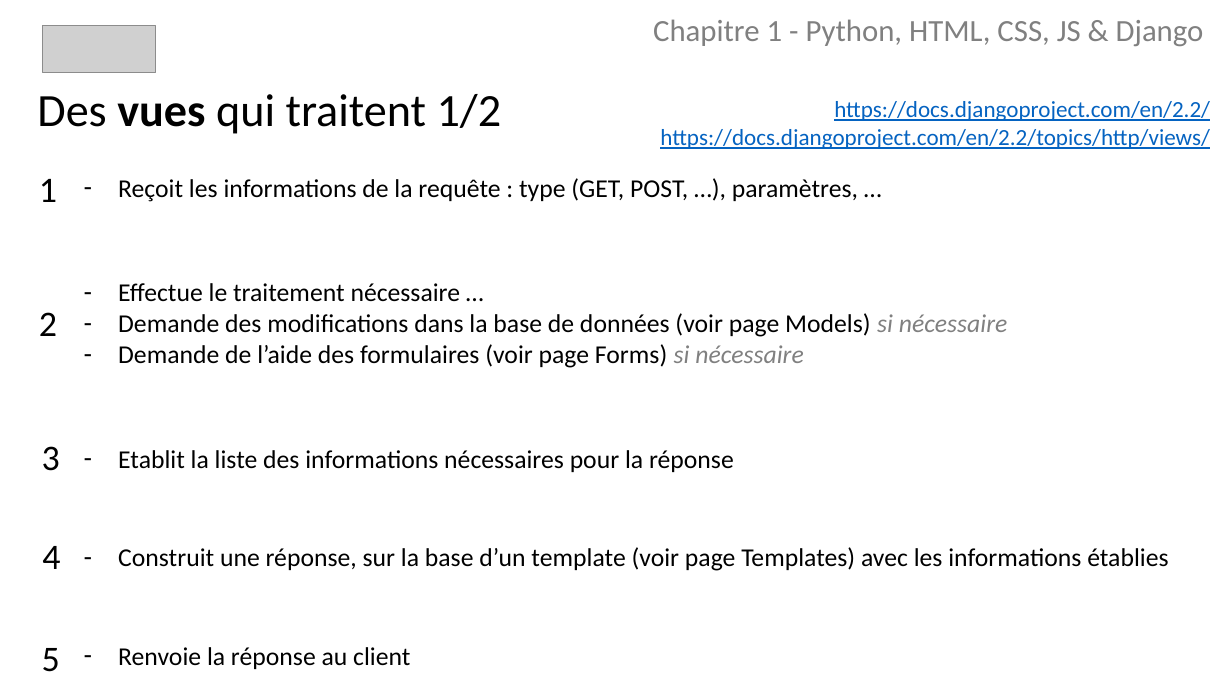
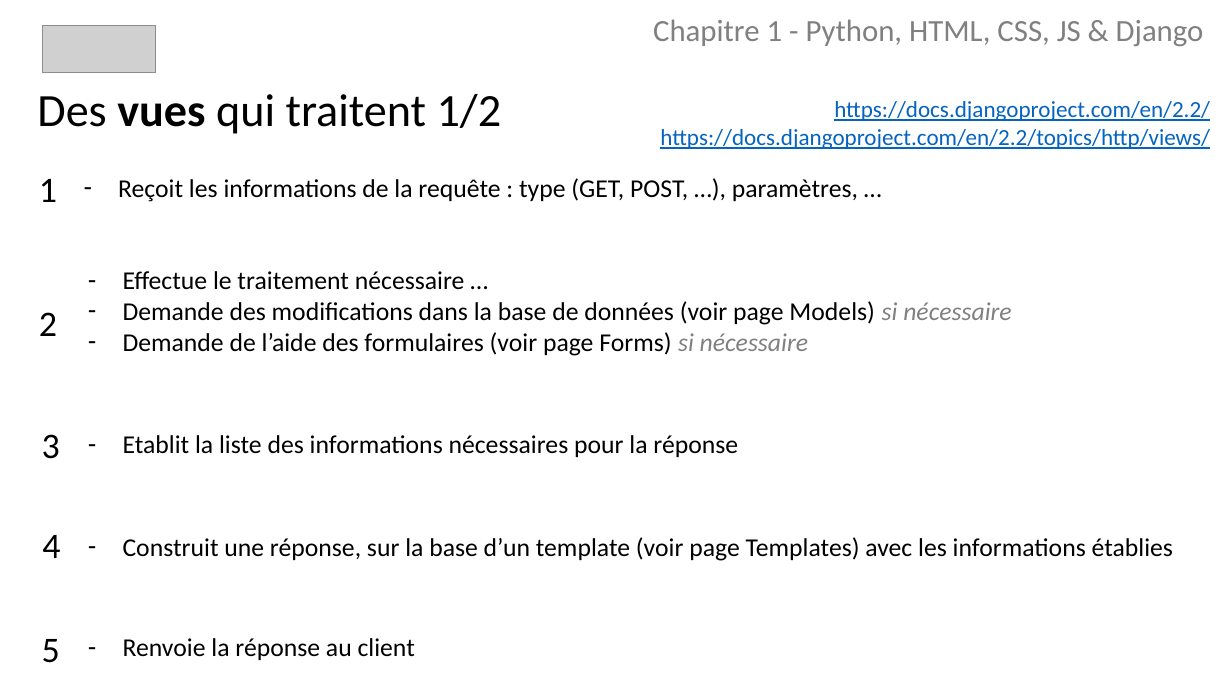
Before and after one commit to borgia-app/Borgia-docs, a slide deck: slide 12 of presentations/Python.pptx. Drawn at 1232x693 pixels with LibreOffice and Linux fonts; fonts in the diff are those of the drawing; grey boxes stand for pictures. Boxes give left, top, right and bottom in pixels: in the first picture for what was removed or moved away, otherwise in the second. Text is boxed around its words. In the diff, an @@ line names an element or a change of style, - is before the commit and + after.

```diff
--- a/presentations/Python.pptx
+++ b/presentations/Python.pptx
@@ text at (x1=118, y1=283, x2=1168, y2=669): paragraphs removed @@
-  – Effectue le traitement nécessaire …
-  – Demande des modifications dans la base de données (voir page Models) si nécessaire
-  – Demande de l’aide des formulaires (voir page Forms) si nécessaire
-  – Etablit la liste des informations nécessaires pour la réponse
-  – Construit une réponse, sur la base d’un template (voir page Templates) avec les informations établies
-  – Renvoie la réponse au client
@@ text added at (x1=123, y1=271, x2=1011, y2=356), 20 pt, text #000000 @@
+  – Effectue le traitement nécessaire …
+  – Demande des modifications dans la base de données (voir page Models) si nécessaire
+  – Demande de l’aide des formulaires (voir page Forms) si nécessaire
@@ text "3" moved from (x1=42, y1=446, x2=60, y2=471) to (x1=42, y1=434, x2=60, y2=459) @@
@@ text added at (x1=123, y1=435, x2=738, y2=457), 20 pt, text #000000 @@
+  – Etablit la liste des informations nécessaires pour la réponse
@@ text "4" moved from (x1=42, y1=546, x2=60, y2=569) to (x1=42, y1=535, x2=60, y2=558) @@
@@ text added at (x1=123, y1=537, x2=1173, y2=561), 20 pt, text #000000 @@
+  – Construit une réponse, sur la base d’un template (voir page Templates) avec les informations établies
@@ text "5" moved from (x1=42, y1=648, x2=60, y2=672) to (x1=42, y1=639, x2=60, y2=663) @@
@@ text added at (x1=123, y1=638, x2=415, y2=660), 20 pt, text #000000 @@
+  – Renvoie la réponse au client
```
Also in this commit, not shown: 13 other slides changed, 10 slides added, 1 slide removed, 1 other file.
